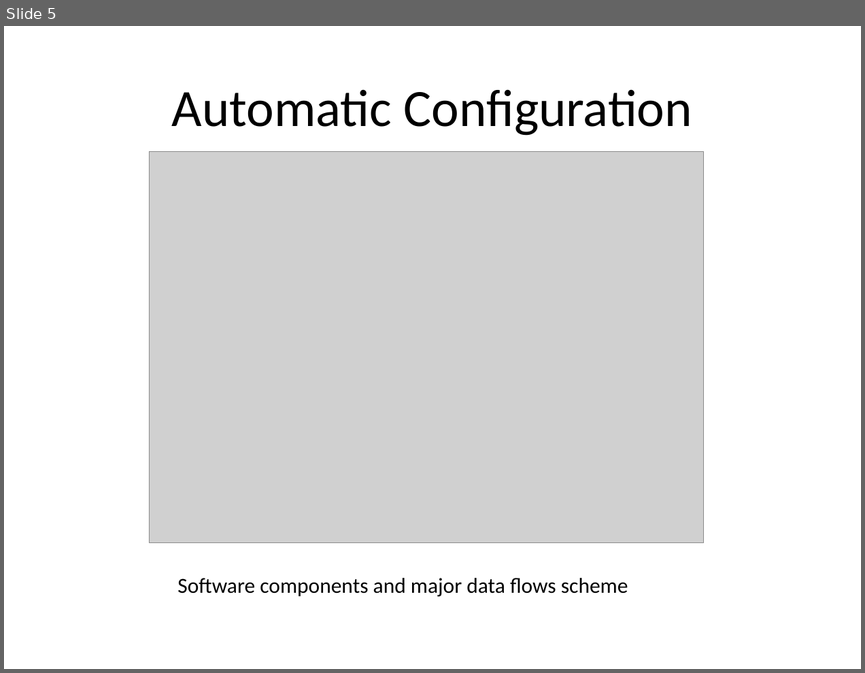
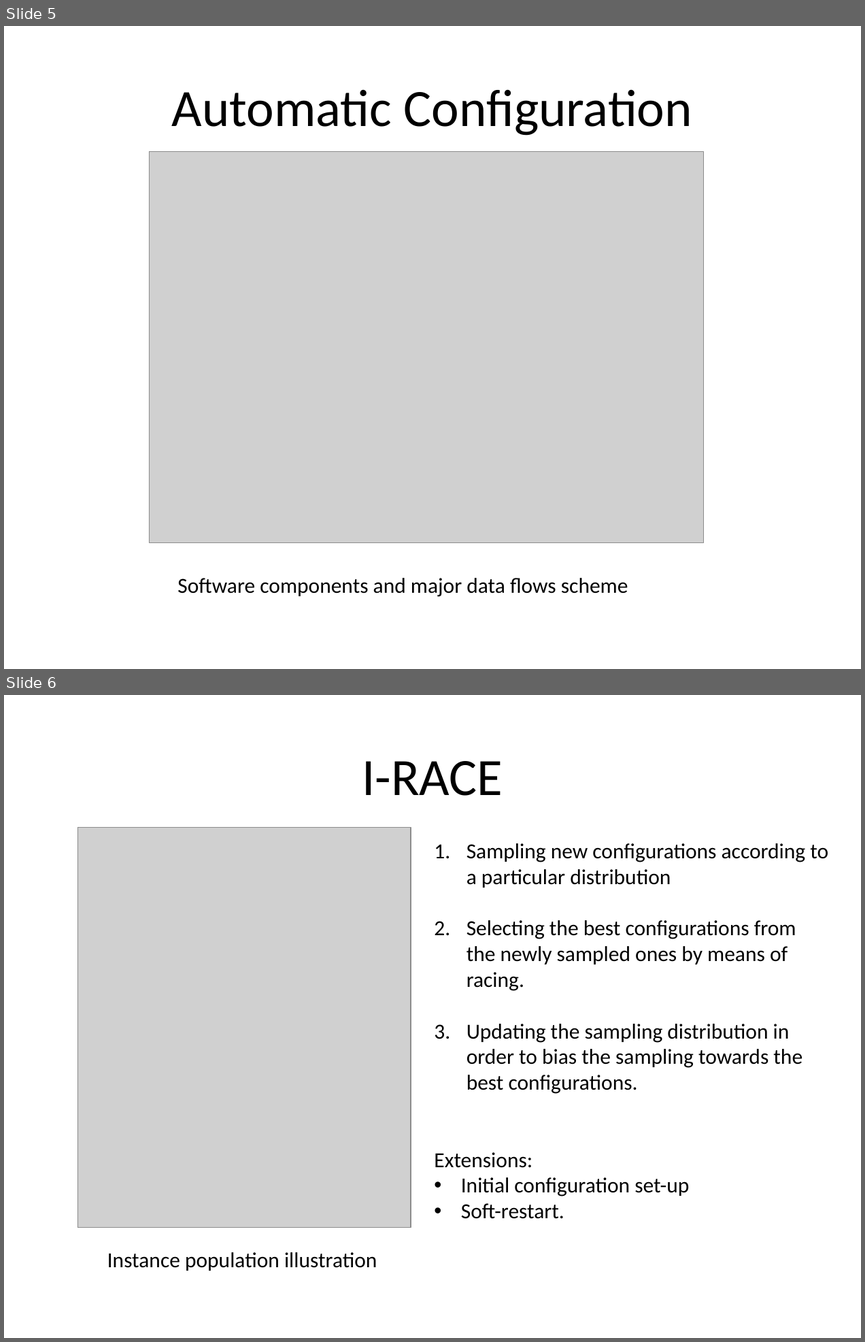
Before and after one commit to ElderMayday/preparatory-work, a slide deck: slides/slides.pptx. Shown one above the other, each under a label of ours: slide 5 before the commit, slides 5 and 6 after it. The pictures are 865x673 and 865x1342 pixels, drawn with LibreOffice and Linux fonts; fonts in the diff are those of the drawing; grey boxes stand for pictures. Boxes give left, top, right and bottom in pixels: in the first picture for what was removed or moved away, otherwise in the second. Text is boxed around its words. In the diff, an @@ line names an element or a change of style, - is before the commit and + after.

```diff
--- a/slides/slides.pptx
+++ b/slides/slides.pptx
@@ slide 6 added at bbox=[4, 695, 861, 1338], background #FFFFFF @@
@@ title added at bbox=[362, 761, 502, 796], 44 pt, text #000000 @@
+I-RACE
@@ picture added at bbox=[77, 828, 411, 1228] @@
@@ text added at bbox=[434, 843, 828, 1219], 18 pt, text #000000 @@
+1. Sampling new configurations according to a particular distribution
+2. Selecting the best configurations from the newly sampled ones by means of racing.
+3. Updating the sampling distribution in order to bias the sampling towards the best configurations.
+Extensions:
+• Initial configuration set-up
+• Soft-restart.
@@ text added at bbox=[107, 1252, 377, 1270], 18 pt, text #000000 @@
+Instance population illustration
```
Also in this commit, not shown: 2 slides changed, 1 other slide added, 2 slides removed.
